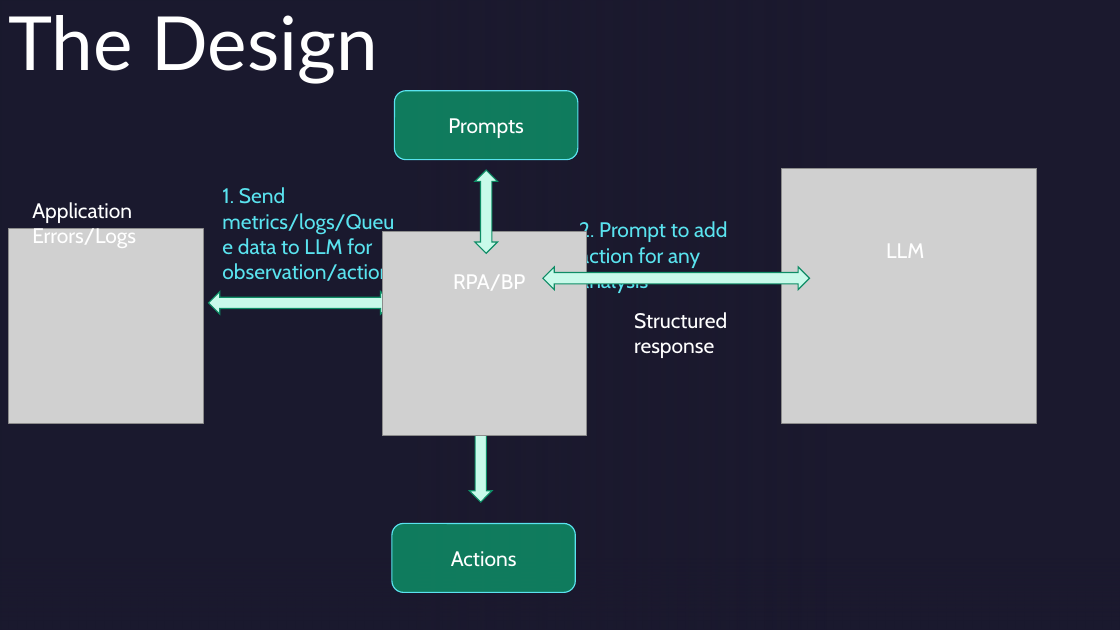
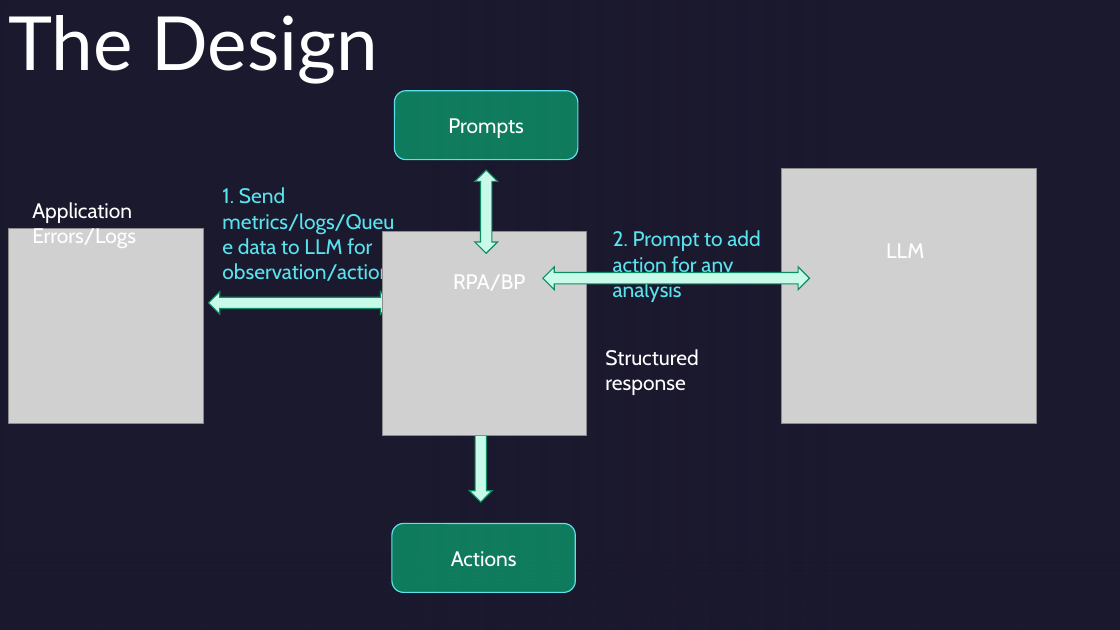
Before and after one commit to ashz30/AIOpsWithLLM, a slide deck: slide 3 of Presentation/AiOps With LLM - POV.pptx. Drawn at 1120x630 pixels with LibreOffice and Linux fonts; fonts in the diff are those of the drawing; grey boxes stand for pictures; background and template pictures are left out. Boxes give left, top, right and bottom in pixels: in the first picture for what was removed or moved away, otherwise in the second. Text is boxed around its words. In the diff, an @@ line names an element or a change of style, - is before the commit and + after.

```diff
--- a/Presentation/AiOps With LLM - POV.pptx
+++ b/Presentation/AiOps With LLM - POV.pptx
@@ text "2. Prompt to add action ...": place and size @@
-text "2. Prompt to add action ..." at bbox=[579, 221, 727, 294]
+text "2. Prompt to add action ..." at bbox=[613, 230, 760, 302]
@@ text "Structured response": place and size @@
-text "Structured response" at bbox=[634, 312, 727, 358]
+text "Structured response" at bbox=[605, 349, 698, 395]
```
Also in this commit, not shown: 1 other slide changed, 1 slide added, 1 slide removed.
